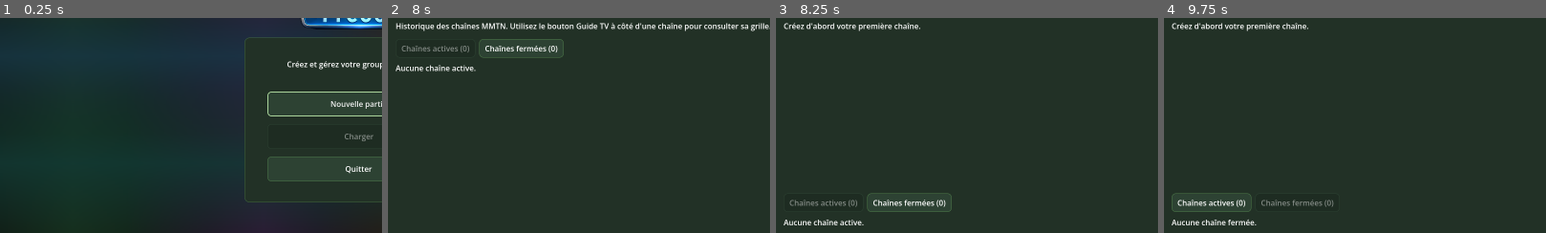
Above: before the commit, frames 1-4 (left to right).
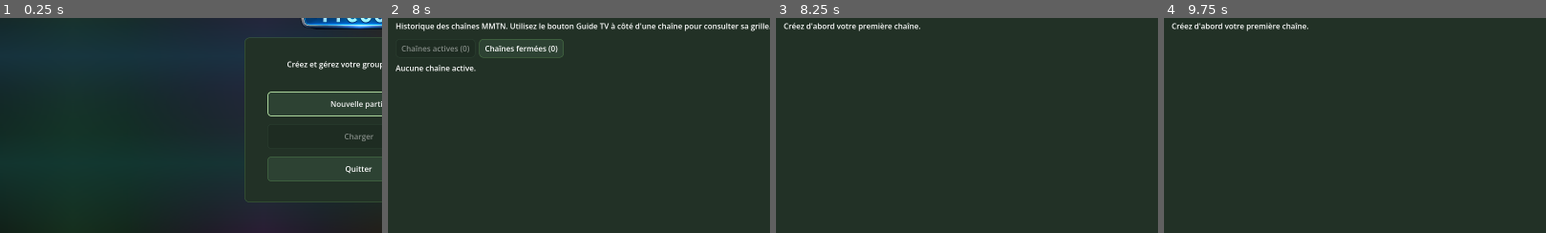
Above: after the commit, the same moments.

Repository: Adrienco69/MediaManagerTycoon_V2
Game: Godot game, scene res://scenes/main.tscn
Two runs of this game, one before a commit and one after it. Both use one fixed random seed, a clock stepped at 60 frames per second and the inputs below.
Inputs (mouse positions are % of the whole screen's width and height, from its top left):
- Up to frame 1 (0.25 s): no input
- Up to frame 2 (8 s): click "Nouvelle partie" at 0.5 s; click (50, 44) at 1.27 s; type "Alex" at 1.35 s; click (50, 55) at 1.5 s; type "Alex" at 1.58 s; click "Commencer" at 2 s; click "Sauvegarder" at 2.75 s; click "Heure" at 3.5 s; click "Jour" at 4.25 s; click "Semaine" at 5 s; click "Grille TV" at 5.75 s; click "Notre groupe" at 6.5 s; click "Zap'Chaine" at 7.25 s
- Up to frame 3 (8.25 s): click "Productions" at 8 s
- Up to frame 4 (9.75 s): click "Bibliothèque" at 8.75 s; click (20, 84) at 9.5 s, where only the run before the commit has a clickable "Chaînes fermées (0)"
The pictures show only the part of the screen within x 3-53%, y 41-91%; the shares and areas given below are measured in that part.

Frames 1-2 are identical in both runs. In frame 3, 1.2% of the frame differs, in the area x 2-46%, y 81-97%; in frame 4, 1.1%.
Error before the commit: Parse Error: Too many arguments for "build()" call. Expected at most 8 but received 9. (res://scripts/ui/tv_grid_page_controller.gd:139)

Commit message:
Affiche la grille joueur dans Zap'Chaine et rafraîchit le statut hebdomadaire

Diff:
--- a/scripts/ui/tv_day_schedule_builder.gd
+++ b/scripts/ui/tv_day_schedule_builder.gd
@@ -25,7 +25,8 @@
 	programs: Array[Dictionary],
 	on_program_selected: Callable = Callable(),
 	day_buttons_parent: HBoxContainer = null,
-	time_range_id: String = ""
+	time_range_id: String = "",
+	on_schedule_updated: Callable = Callable()
 ) -> void:
 	var day_buttons: Array[Button] = []
 	var day_row: HBoxContainer = day_buttons_parent
@@ -72,7 +73,8 @@
 				schedule,
 				scroll,
 				on_program_selected,
-				time_range_id
+				time_range_id,
+				on_schedule_updated
 			)
 		)
 
@@ -87,7 +89,8 @@
 		schedule,
 		scroll,
 		on_program_selected,
-		time_range_id
+		time_range_id,
+		on_schedule_updated
 	)
 
 
@@ -102,7 +105,8 @@
 	schedule: VBoxContainer,
 	scroll: ScrollContainer,
 	on_program_selected: Callable,
-	time_range_id: String
+	time_range_id: String,
+	on_schedule_updated: Callable
 ) -> void:
 	for index: int in range(day_buttons.size()):
 		day_buttons[index].disabled = index == day_index
@@ -136,8 +140,11 @@
 				schedule,
 				scroll,
 				on_program_selected,
-				time_range_id
+				time_range_id,
+				on_schedule_updated
 			)
+			if on_schedule_updated.is_valid():
+				on_schedule_updated.call()
 
 		for slot_index: int in range(start_slot, end_slot):
 			var slot_entry: Dictionary = player_slots[slot_index]
@@ -156,6 +163,29 @@
 		scroll.scroll_vertical = 0
 		return
 
+	if _is_player_channel(channel):
+		var player_guide_slots: Array[Dictionary] = GameState.get_player_day_schedule(
+			channel,
+			week_number,
+			day_index
+		)
+		for slot_index: int in range(48):
+			var slot_entry: Dictionary = player_guide_slots[slot_index]
+			if String(slot_entry.get("kind", "")) == "continuation":
+				continue
+			_add_player_guide_slot(
+				schedule,
+				slot_index,
+				slot_entry,
+				programs,
+				channel,
+				week_number,
+				day_index,
+				on_program_selected
+			)
+		scroll.scroll_vertical = 0
+		return
+
 	var slot_texts: Array[String] = _build_guide_slot_texts(
 		channel,
 		programs,
@@ -245,6 +275,63 @@
 	row.add_child(slot_button)
 
 
+static func _add_player_guide_slot(
+	parent: VBoxContainer,
+	slot_index: int,
+	slot_entry: Dictionary,
+	programs: Array[Dictionary],
+	channel: Dictionary,
+	week_number: int,
+	day_index: int,
+	on_program_selected: Callable
+) -> void:
+	var row: HBoxContainer = _create_time_row(parent, slot_index)
+	if slot_entry.is_empty():
+		var empty_label: Label = Label.new()
+		empty_label.text = "Vide"
+		empty_label.size_flags_horizontal = Control.SIZE_EXPAND_FILL
+		empty_label.vertical_alignment = VERTICAL_ALIGNMENT_CENTER
+		row.add_child(empty_label)
+		return
+
+	var program: Dictionary = _find_program_by_id_or_name(
+		programs,
+		String(slot_entry.get("program_id", "")),
+		String(slot_entry.get("program_name", ""))
+	)
+	if program.is_empty():
+		var fallback_label: Label = Label.new()
+		var fallback_name: String = String(slot_entry.get("program_name", "Programme"))
+		var fallback_duration: int = int(slot_entry.get("duration_minutes", 0))
+		fallback_label.text = "%s | %d min" % [fallback_name, fallback_duration]
+		fallback_label.size_flags_horizontal = Control.SIZE_EXPAND_FILL
+		fallback_label.vertical_alignment = VERTICAL_ALIGNMENT_CENTER
+		row.add_child(fallback_label)
+		return
+
+	var program_button: Button = Button.new()
+	program_button.text = ZapProgramLabelScript.build(
+		program,
+		channel,
+		week_number,
+		day_index,
+		slot_index
+	)
+	program_button.alignment = HORIZONTAL_ALIGNMENT_LEFT
+	program_button.flat = true
+	program_button.size_flags_horizontal = Control.SIZE_EXPAND_FILL
+	program_button.custom_minimum_size = Vector2(0, 38)
+	program_button.disabled = not on_program_selected.is_valid()
+
+	if on_program_selected.is_valid():
+		var captured_program: Dictionary = program.duplicate(true)
+		program_button.pressed.connect(func() -> void:
+			on_program_selected.call(captured_program)
+		)
+
+	row.add_child(program_button)
+
+
 static func _add_guide_slot(
 	parent: VBoxContainer,
 	slot_index: int,
@@ -324,6 +411,13 @@
 	if String(slot_entry.get("kind", "")) == "continuation":
 		return "↳ %s" % program_name
 	return "%s (%d min)" % [program_name, duration_minutes]
+
+
+static func _is_player_channel(channel: Dictionary) -> bool:
+	var player_channel: Dictionary = GameState.get_first_channel()
+	if player_channel.is_empty():
+		return false
+	return int(channel.get("mmtn_number", 0)) == int(player_channel.get("mmtn_number", -1))
 
 
 static func _find_program_by_name(programs: Array[Dictionary], program_name: String) -> Dictionary:
